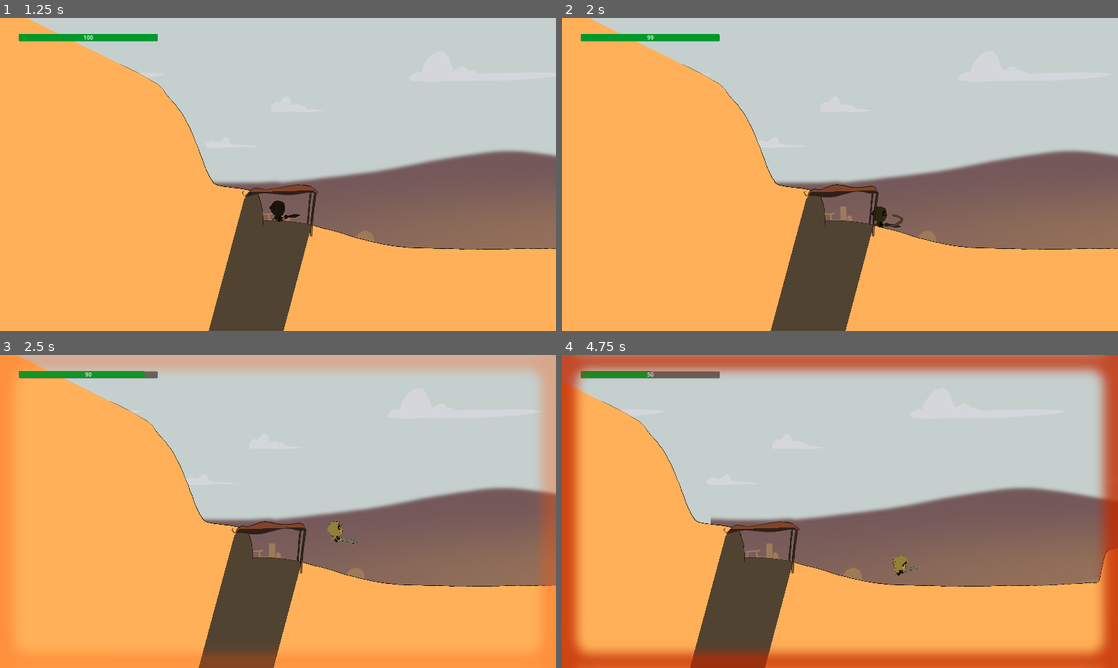
Above: before the commit, frames 1-4 (two rows, left to right).
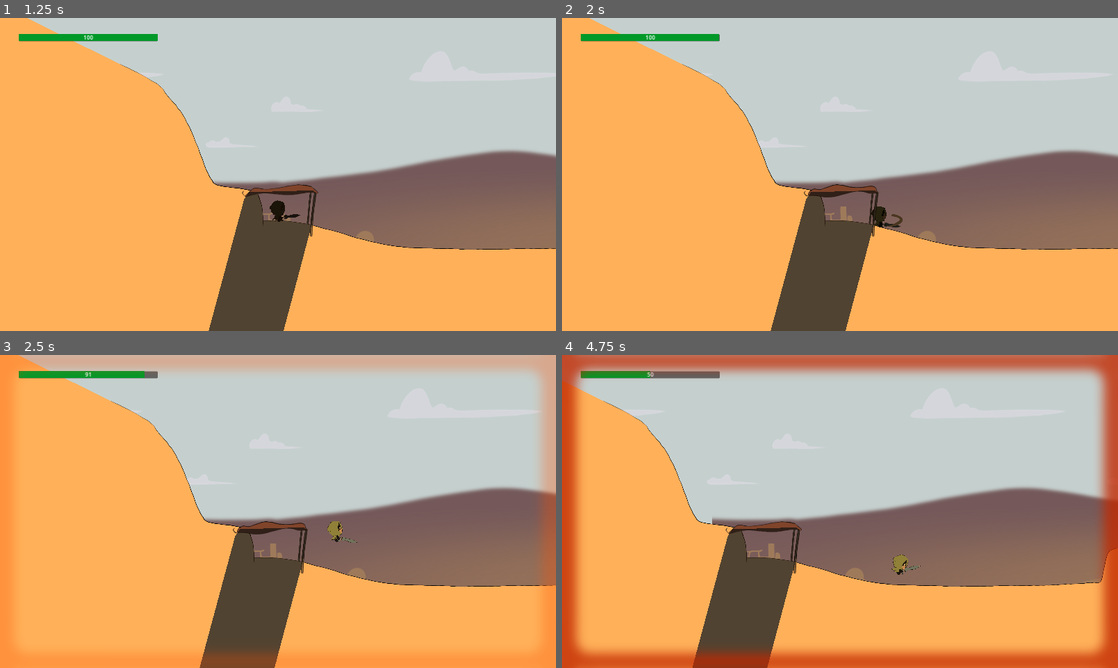
Above: after the commit, the same moments.

Repository: Niimphu/NewbieGameJam2023
Game: Godot game, scene res://Levels/MainMenu/MainMenu.tscn
Same seed, same stepped clock (60 frames per second), same inputs: the game is played once before the commit and once after it.
Inputs:
- Up to frame 1 (1.25 s): click "Play" at 0.5 s
- Up to frame 2 (2 s): hold Right (ui_right) from 1.28 s (still down); hold J (attack) from 1.28 s (still down); tap Space (jump) at 1.52 s
- Up to frame 3 (2.5 s): keep holding Right (ui_right); release J (attack) at 2.03 s; tap K (toggle_parasol) at 2.1 s; tap Space (jump) at 2.27 s
- Up to frame 4 (4.75 s): release Right (ui_right) at 2.78 s; hold Left (ui_left) 2.78-3.53 s; hold J (attack) 2.78-3.53 s; hold Right (ui_right) from 3.53 s (still down); tap K (toggle_parasol) at 3.6 s; tap Space (jump) at 3.77, 4.52 s; hold J (attack) from 4.28 s (still down)

Frame 1 is identical in both runs. In frame 2, less than 0.1% of the frame differs, in the area x 15-62%, y 5-68%; in frame 3, 0.6%; in frame 4, 1.1%, in the area x 0-100%, y 8-100%.

Commit message:
edited level 1 textures and added boulder
boulder is just copying crate physics... needs to feel like an actual boulder

Diff:
--- a/Characters/Player/Player.tscn
+++ b/Characters/Player/Player.tscn
@@ -427,6 +427,7 @@
 scale = Vector2(0.8, 0.8)
 collision_layer = 16386
 collision_mask = 9
+floor_constant_speed = true
 floor_snap_length = 4.0
 script = ExtResource("1_cg0yb")
 
--- /dev/null
+++ b/Levels/Level 1/Boulder.gd
@@ -0,0 +1,7 @@
+extends RigidBody2D
+
+@export var MAX_VELOCITY: float = 65.0
+
+func _physics_process(_delta):
+	if linear_velocity.length() > MAX_VELOCITY:
+		linear_velocity = linear_velocity.normalized() * MAX_VELOCITY
--- a/Levels/Level 1/level_1.tscn
+++ b/Levels/Level 1/level_1.tscn
@@ -1,6 +1,6 @@
-[gd_scene load_steps=17 format=3 uid="uid://c5jgvrbt4hat0"]
-
-[ext_resource type="Texture2D" uid="uid://c46tcnpscdbyt" path="res://Levels/Level 1/Level 1 Ground.png" id="1_526fb"]
+[gd_scene load_steps=19 format=3 uid="uid://dqvq8wixtc3ra"]
+
+[ext_resource type="Texture2D" uid="uid://clggv1w4txasf" path="res://Levels/Level 1/Sprites/Level1Ground.png" id="1_fx00k"]
 [ext_resource type="PackedScene" uid="uid://86i5b4bp1hry" path="res://Characters/Player/Player.tscn" id="1_kbnwk"]
 [ext_resource type="Script" path="res://Levels/CloudsTutorial.gd" id="2_u4nr7"]
 [ext_resource type="PackedScene" uid="uid://denmcawtlettb" path="res://Levels/Environment/Sun.tscn" id="3_nm4st"]
@@ -8,7 +8,9 @@
 [ext_resource type="Texture2D" uid="uid://cr6jq8a6a5j5q" path="res://Levels/Tutorial/Sprites/Cloud2.PNG" id="4_s4tr1"]
 [ext_resource type="Texture2D" uid="uid://ct351306a1d0r" path="res://Levels/Tutorial/Sprites/Cloud3.PNG" id="5_p33x6"]
 [ext_resource type="Texture2D" uid="uid://btcxwuqtyclt3" path="res://Levels/Tutorial/Sprites/Background2.PNG" id="6_bvgwj"]
-[ext_resource type="Texture2D" uid="uid://cwa63ksxdlsnc" path="res://Levels/Level 1/ParallaxBG1.png" id="7_gwwqs"]
+[ext_resource type="Texture2D" uid="uid://cwa63ksxdlsnc" path="res://Levels/Level 1/Sprites/ParallaxBG1.png" id="7_jv3ds"]
+[ext_resource type="Script" path="res://Levels/Level 1/Boulder.gd" id="9_ihtt1"]
+[ext_resource type="Texture2D" uid="uid://1ypdkqskiit" path="res://Levels/Level 1/Sprites/BoulderSprite.png" id="10_mkns0"]
 
 [sub_resource type="OccluderPolygon2D" id="OccluderPolygon2D_3x4iu"]
 polygon = PackedVector2Array(-51, -18, 107, -22, 206, -9, 374, -24, 488, -61, 588, -78, 641, -92, 619, -57, 598, -17, 581, 2, 532, 17, 452, 43, 336, 69, 204, 90, 150, 95, 59, 109, -50, 142)
@@ -36,7 +38,7 @@
 [node name="Ground" type="Sprite2D" parent="."]
 position = Vector2(3898, 313)
 scale = Vector2(0.5, 0.5)
-texture = ExtResource("1_526fb")
+texture = ExtResource("1_fx00k")
 
 [node name="ShadowCasters" type="Node2D" parent="."]
 
@@ -97,7 +99,7 @@
 [node name="Sprite2D" type="Sprite2D" parent="ParallaxBackground/ParallaxLayer_BackgroundTerrain2"]
 position = Vector2(3890, 279)
 scale = Vector2(0.5, 0.5)
-texture = ExtResource("7_gwwqs")
+texture = ExtResource("7_jv3ds")
 
 [node name="StaticBody2D" type="StaticBody2D" parent="."]
 collision_mask = 14
@@ -181,6 +183,26 @@
 
 [node name="RemoteTransform2D" type="RemoteTransform2D" parent="Player"]
 remote_path = NodePath("../../Camera2D")
+
+[node name="Boulder" type="RigidBody2D" parent="."]
+position = Vector2(11, 12)
+collision_layer = 8
+collision_mask = 31
+center_of_mass_mode = 1
+center_of_mass = Vector2(0, 50)
+gravity_scale = 3.0
+lock_rotation = true
+linear_damp = 10.0
+script = ExtResource("9_ihtt1")
+MAX_VELOCITY = 20.0
+
+[node name="Sprite2D" type="Sprite2D" parent="Boulder"]
+position = Vector2(1792, 437)
+scale = Vector2(0.3, 0.26)
+texture = ExtResource("10_mkns0")
+
+[node name="CollisionPolygon2D" type="CollisionPolygon2D" parent="Boulder"]
+polygon = PackedVector2Array(1810, 536, 1740, 537, 1692, 511, 1673, 427, 1683, 389, 1718, 357, 1775, 345, 1853, 357, 1894, 388, 1908, 423, 1899, 471, 1873, 517, 1847, 531)
 
 [node name="Camera2D" type="Camera2D" parent="."]
 position = Vector2(129, 365)
Binary file removed: Levels/Level 1/Level 1 Ground.png
Binary file added: Levels/Level 1/Sprites/BoulderSprite.png
Not shown, changed: Levels/Level 1/Sprites/BoulderSprite.png.import
Binary file added: Levels/Level 1/Sprites/Level1Ground.png
Not shown, changed: Levels/Level 1/Sprites/Level1Ground.png.import
Renamed: Levels/Level 1/ParallaxBG1.png -> Levels/Level 1/Sprites/ParallaxBG1.png
Not shown, added: Levels/Level 1/Sprites/ParallaxBG1.png.import
